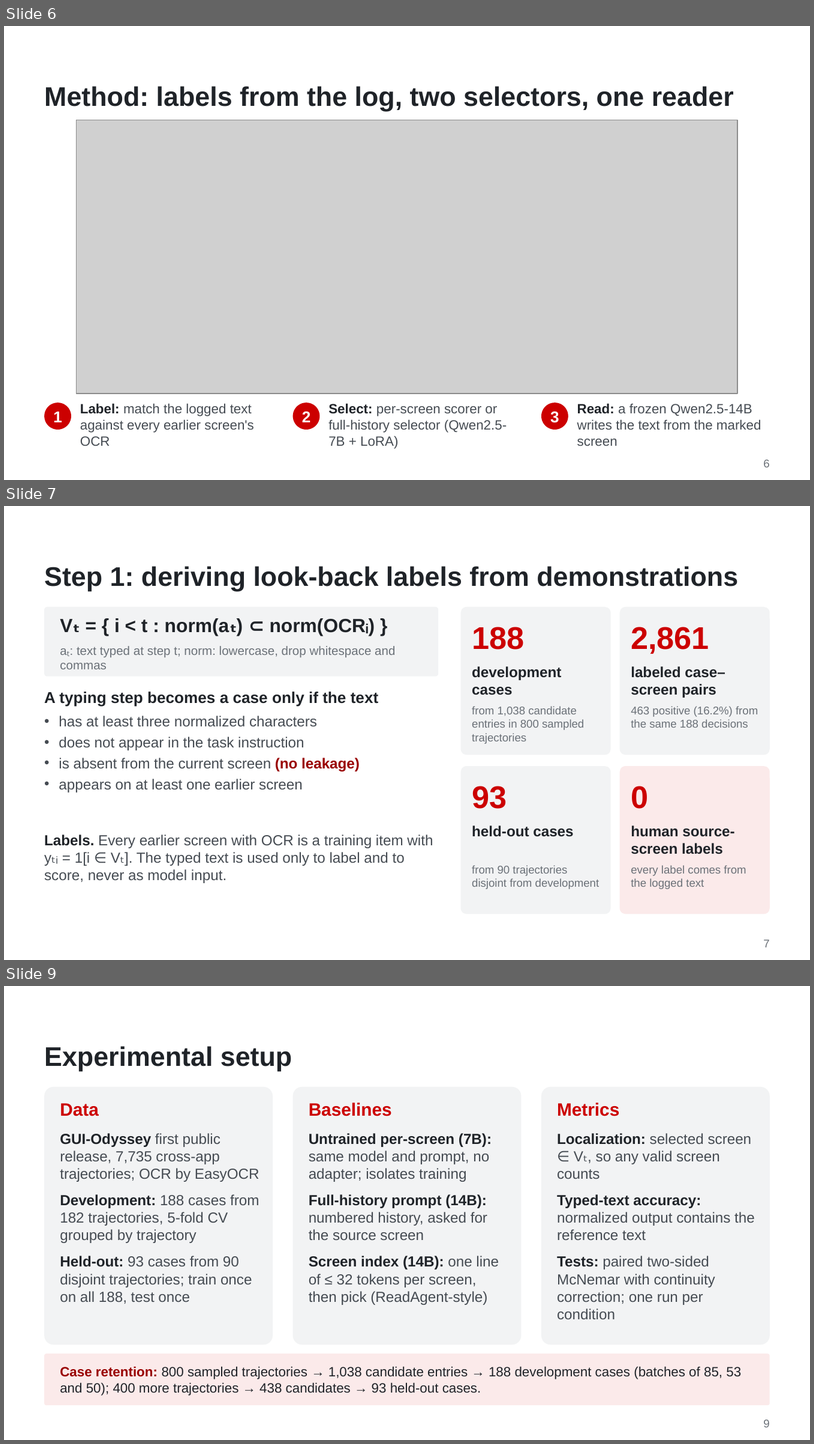
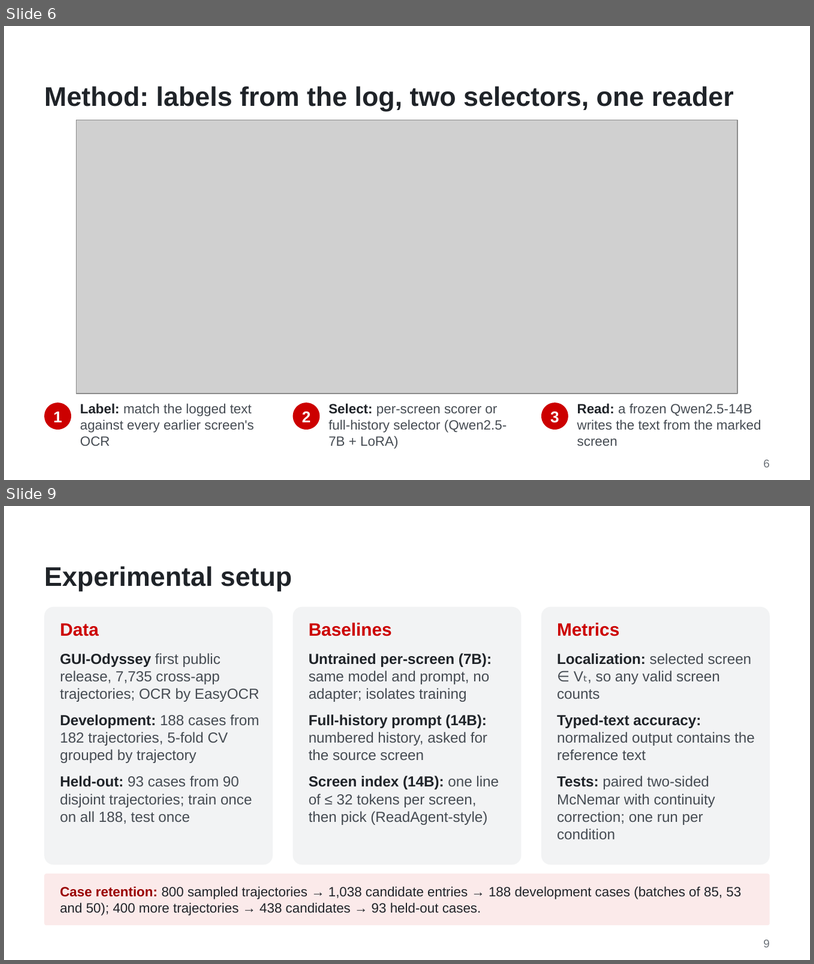
Before and after one commit to WMSlalalala/verifier-supervised-lookback, a slide deck: doc/Slides.pptx. Shown one above the other, each under a label of ours: slides 6, 7 and 9 before the commit, slides 6 and 9 after it; the slides between them are not shown. The pictures are 814x1444 and 814x964 pixels, drawn with LibreOffice and Linux fonts; fonts in the diff are those of the drawing; grey boxes stand for pictures; background and template pictures are left out. Boxes give left, top, right and bottom in pixels: in the first picture for what was removed or moved away, otherwise in the second. Text is boxed around its words. In the diff, an @@ line names an element or a change of style, - is before the commit and + after.

```diff
--- a/doc/Slides.pptx
+++ b/doc/Slides.pptx
@@ slide 7 removed at <box>4,506,810,960</box>, background #FFFFFF @@
@@ title removed at <box>44,566,738,591</box> @@
-Step 1: deriving look-back labels from demonstrations
@@ rounded rectangle removed at <box>44,607,438,676</box> @@
@@ rounded rectangle removed at <box>461,607,611,754</box> @@
@@ rounded rectangle removed at <box>620,607,770,754</box> @@
@@ text removed at <box>114,618,375,636</box> @@
-Vₜ = { i < t : norm(aₜ) ⊂ norm(OCRᵢ) }
@@ text removed at <box>472,627,524,649</box> @@
-188
@@ text removed at <box>631,627,710,654</box> @@
-2,861
@@ text removed at <box>60,646,395,669</box> @@
-aₜ: text typed at step t; norm: lowercase, drop whitespace and commas
@@ text removed at <box>472,666,561,695</box> @@
-development cases
@@ text removed at <box>631,666,725,697</box> @@
-labeled case–screen pairs
@@ text removed at <box>44,691,379,706</box> @@
-A typing step becomes a case only if the text
@@ text removed at <box>59,715,360,792</box> @@
-• has at least three normalized characters
-• does not appear in the task instruction
-• is absent from the current screen (no leakage)
-• appears on at least one earlier screen
@@ text removed at <box>472,706,584,744</box> @@
-from 1,038 candidate entries in 800 sampled trajectories
@@ text removed at <box>631,706,758,727</box> @@
-463 positive (16.2%) from the same 188 decisions
@@ rounded rectangle removed at <box>461,766,611,913</box> @@
@@ rounded rectangle removed at <box>620,766,770,913</box> @@
@@ text removed at <box>472,786,507,808</box> @@
-93
@@ text removed at <box>631,786,648,808</box> @@
-0
@@ text removed at <box>472,825,573,837</box> @@
-held-out cases
@@ text removed at <box>631,825,735,854</box> @@
-human source-screen labels
@@ text removed at <box>44,834,433,883</box> @@
-Labels. Every earlier screen with OCR is a training item with yₜᵢ = 1[i ∈ Vₜ]. The typed text is used only to label and to score, never as model input.
@@ text removed at <box>472,865,600,889</box> @@
-from 90 trajectories disjoint from development
@@ text removed at <box>631,865,746,889</box> @@
-every label comes from the logged text
@@ text removed at <box>764,939,770,947</box> @@
-7
```
Also in this commit, not shown: 3 slides added, 2 other slides removed, 3 other files.
